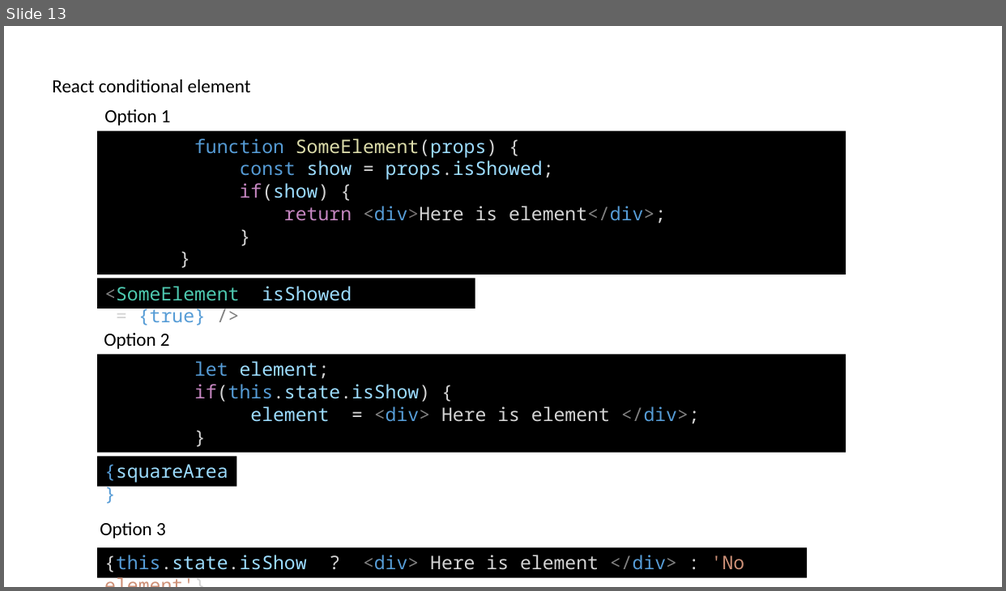
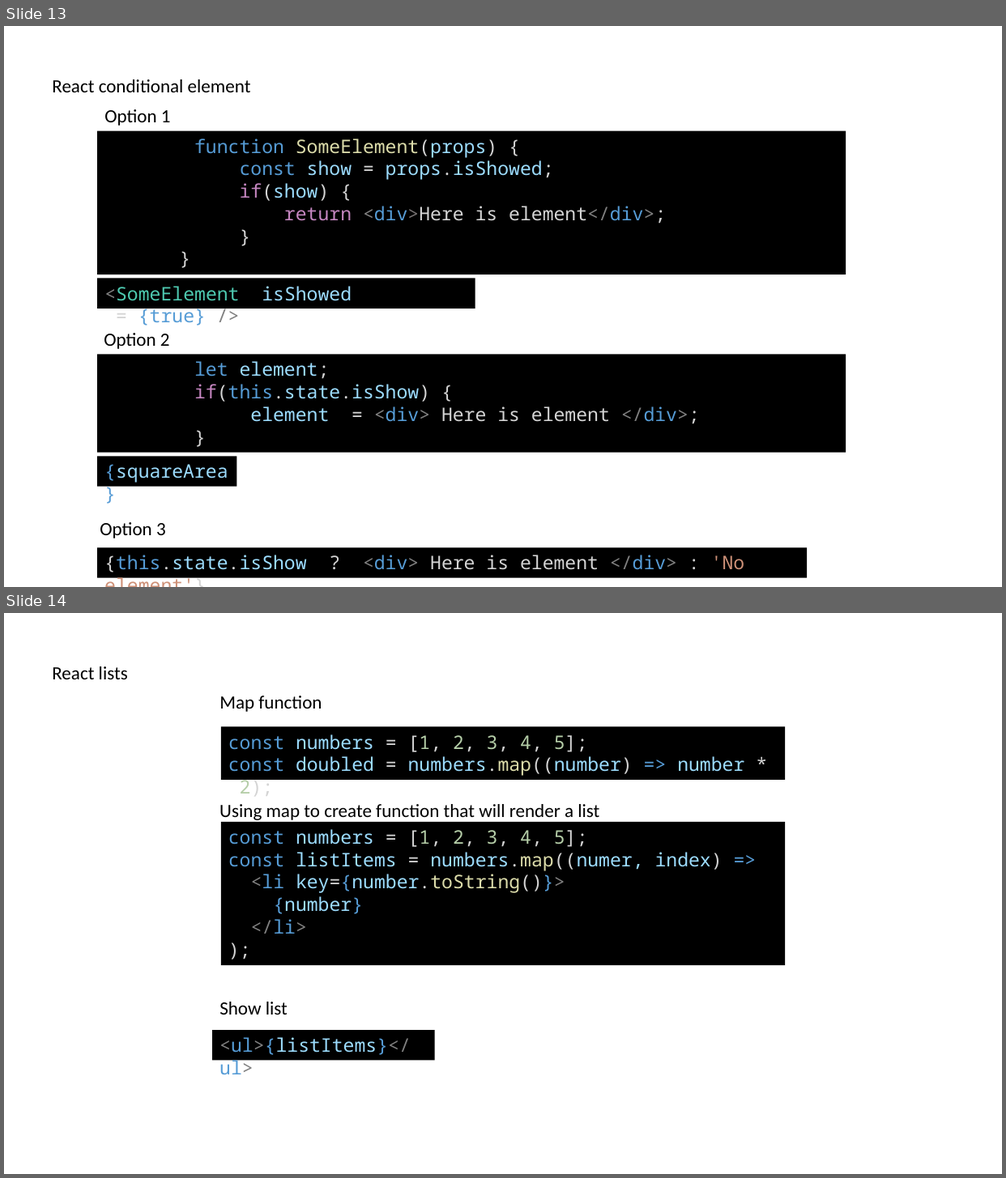
Before and after one commit to delprzemo/reactjs-starter, a slide deck: tutorial/ReactjsTraining.pptx. Shown one above the other, each under a label of ours: slide 13 before the commit, slides 13 and 14 after it. The pictures are 1006x591 and 1006x1178 pixels, drawn with LibreOffice and Linux fonts; fonts in the diff are those of the drawing. Boxes give left, top, right and bottom in pixels: in the first picture for what was removed or moved away, otherwise in the second. Text is boxed around its words. In the diff, an @@ line names an element or a change of style, - is before the commit and + after.

Commit message:
Exercise 8 - show list

```diff
--- a/tutorial/ReactjsTraining.pptx
+++ b/tutorial/ReactjsTraining.pptx
@@ slide 14 added at [4,613,1002,1174], background #FFFFFF @@
@@ text added at [52,666,128,679], 18 pt, text #000000 @@
+React lists
@@ text added at [219,696,322,712], 18 pt, text #000000 @@
+Map function
@@ rectangle added at [221,726,786,780], fill #000000, 18 pt, text #9CDCFE @@
+const numbers = [1, 2, 3, 4, 5];
+const doubled = numbers.map((number) => number * 2);
@@ text added at [219,804,599,820], 18 pt, text #000000 @@
+Using map to create function that will render a list
@@ rectangle added at [221,822,786,965], fill #000000, 18 pt, text #9CDCFE @@
+const numbers = [1, 2, 3, 4, 5];
+const listItems = numbers.map((numer, index) =>
+<li key={number.toString()}>
+{number}
+</li>
+);
@@ text added at [219,1002,288,1015], 18 pt, text #000000 @@
+Show list
@@ rectangle added at [212,1031,434,1061], fill #000000, 18 pt, text #9CDCFE @@
+<ul>{listItems}</ul>
```
Also in this commit, not shown: 2 other files.
